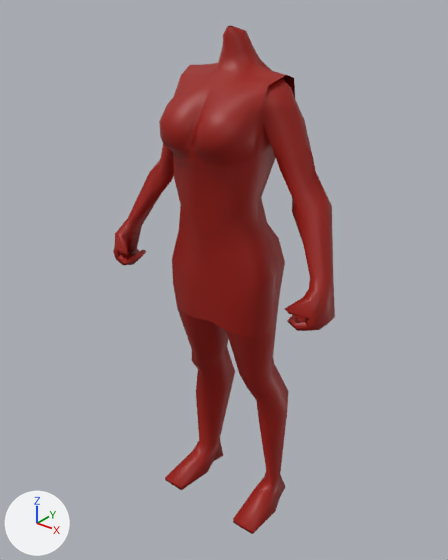
The COLLADA model art/meshes/skeletal/new/f_armor_tunic_short_boudicca.dae, before and after one commit.
One viewpoint serves both versions: a 50 mm camera at (2.62, -3.32, 4.13) aimed at (-0.05, 0.02, 2.06). Arrows for +X, +Y and +Z are at lower left; the lights stay in place. Vertices at the same position are counted once.

In view in the first picture: 'f_armor_tunic_short_boudicca'.
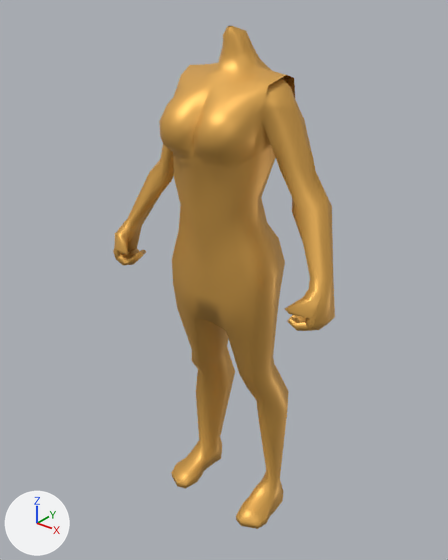
The change in detail:
Material 'Skin' (mat_skin) is new.
Its base color is (0.8, 0.433, 0.0937) (orange #e7b056).
Its metallic is 0.5.
me_cube_024 is used by ob_f_armor_tunic_short_boudicca; location (0.0, 0.0, 0.0).
me_cube_024 had 413 vertices, 800 faces and spanned x -0.97..0.97, y -0.42..0.39, z 0.01..3.86.
me_cube_024 now has 455 vertices, 884 faces and spans x -0.97..0.97, y -0.42..0.39, z 0.0..3.86.
Part 1, on me_cube_024:
30 vertices are removed from x -0.5..0.5, y -0.29..0.33, z 0.01..0.17.
70 faces are deleted.
2 vertices move from x -0.31..0.31, y 0.28, z 0.18 to x -0.3..0.3, y 0.29, z 0.14.
72 vertices are added at x -0.51..0.51, y -0.27..0.3, z 0.0..0.16.
154 new faces join them.
me_cube_024 part 2: 730 faces spanning x -0.97..0.97, y -0.42..0.39, z 0.14..3.86 switch from mat_female (red #9c1000) to mat_skin (orange #e7b056).

Changed parts and their boxes [x1, y1, x2, y2] in the pictures (448 x 560 px):
'f_armor_tunic_short_boudicca', reshaped
    before: [113, 26, 335, 534]
    after: [113, 26, 335, 529]
part 1 of me_cube_024, built on
    before: [165, 437, 285, 534]
    after: [171, 437, 283, 529]
part 2 of me_cube_024, recoloured
    both: [113, 26, 335, 480]
